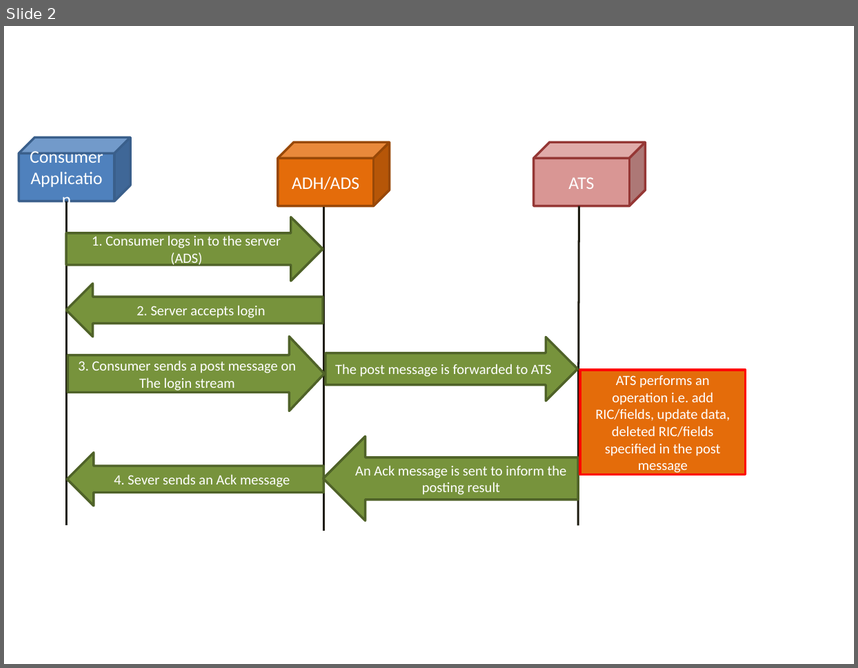
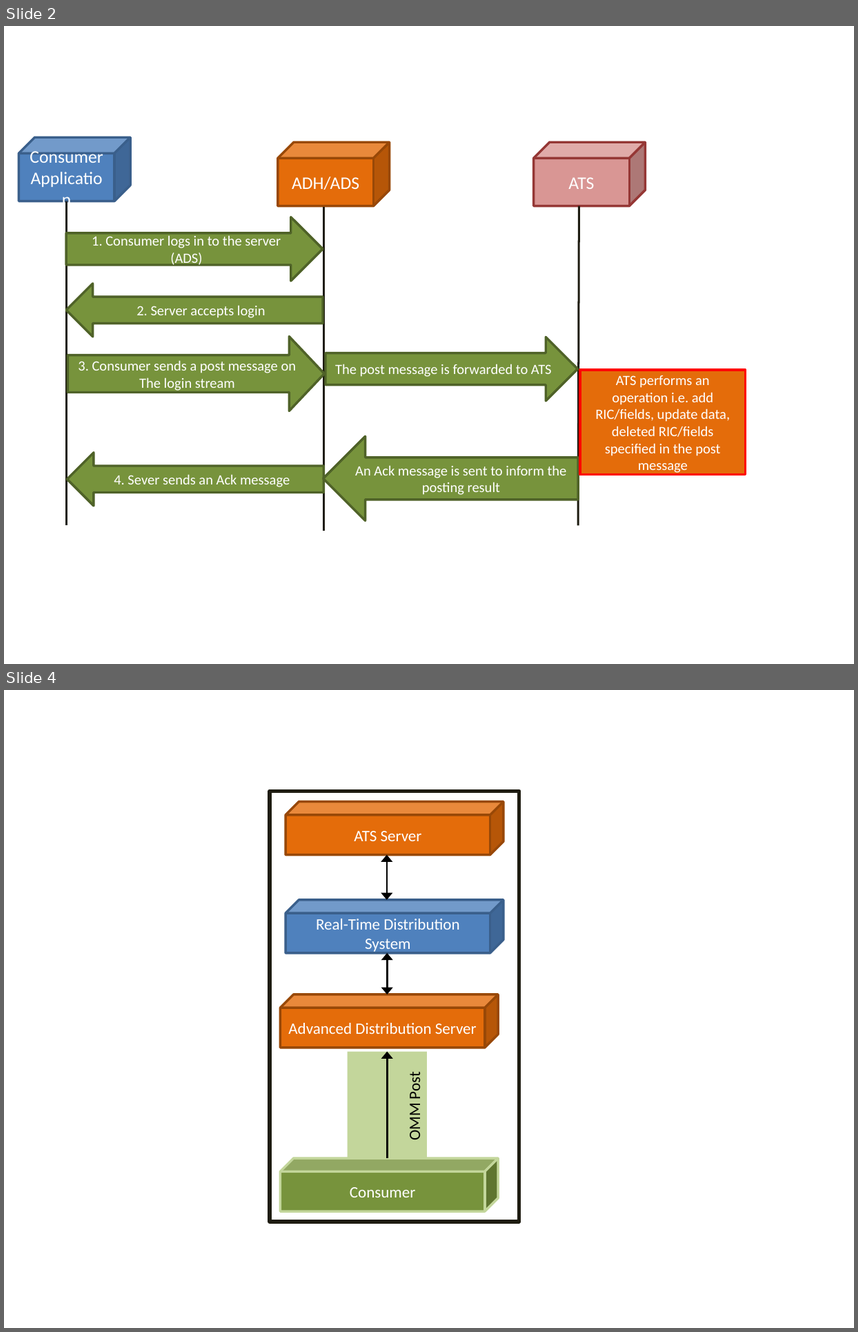
Before and after one commit to LSEG-API-Samples/Article.EMA.CSharp.Posting.ATS, a slide deck: diagram.pptx. Shown one above the other, each under a label of ours: slide 2 before the commit, slides 2 and 4 after it; the slides between them are not shown. The pictures are 858x668 and 858x1332 pixels, drawn with LibreOffice and Linux fonts; fonts in the diff are those of the drawing. Boxes give left, top, right and bottom in pixels: in the first picture for what was removed or moved away, otherwise in the second. Text is boxed around its words. In the diff, an @@ line names an element or a change of style, - is before the commit and + after.

```diff
--- a/diagram.pptx
+++ b/diagram.pptx
@@ slide 4 added at (x1=4, y1=690, x2=854, y2=1328), background #FFFFFF @@
@@ rectangle added at (x1=269, y1=791, x2=519, y2=1221), outline #1E1C11 3 pt @@
@@ cube added at (x1=286, y1=801, x2=503, y2=854), fill #E46C0A, outline #984807 2 pt, 13.5 pt, text #FFFFFF @@
+ATS Server
@@ double arrow added from (386, 900) to (386, 855), #000000 1.5 pt @@
@@ cube added at (x1=286, y1=900, x2=503, y2=953), fill #4F81BD, outline #3A5F8C 2 pt, 13.5 pt, text #FFFFFF @@
+Real-Time Distribution System
@@ double arrow added from (388, 994) to (388, 953), #000000 1.5 pt @@
@@ cube added at (x1=280, y1=994, x2=498, y2=1047), fill #E46C0A, outline #984807 2 pt, 13.5 pt, text #FFFFFF @@
+Advanced Distribution Server
@@ rectangle added at (x1=348, y1=1052, x2=428, y2=1158), fill #C3D69B @@
@@ arrow added from (388, 1158) to (388, 1052), #000000 1.5 pt @@
@@ text added at (x1=405, y1=1074, x2=424, y2=1139), 13.5 pt, text #000000 @@
+OMM Post
@@ cube added at (x1=280, y1=1158, x2=498, y2=1210), fill #77933C, outline #C3D69B 2 pt, 13.5 pt, text #FFFFFF @@
+Consumer
```
Also in this commit, not shown: 1 other slide added, 4 other files.
